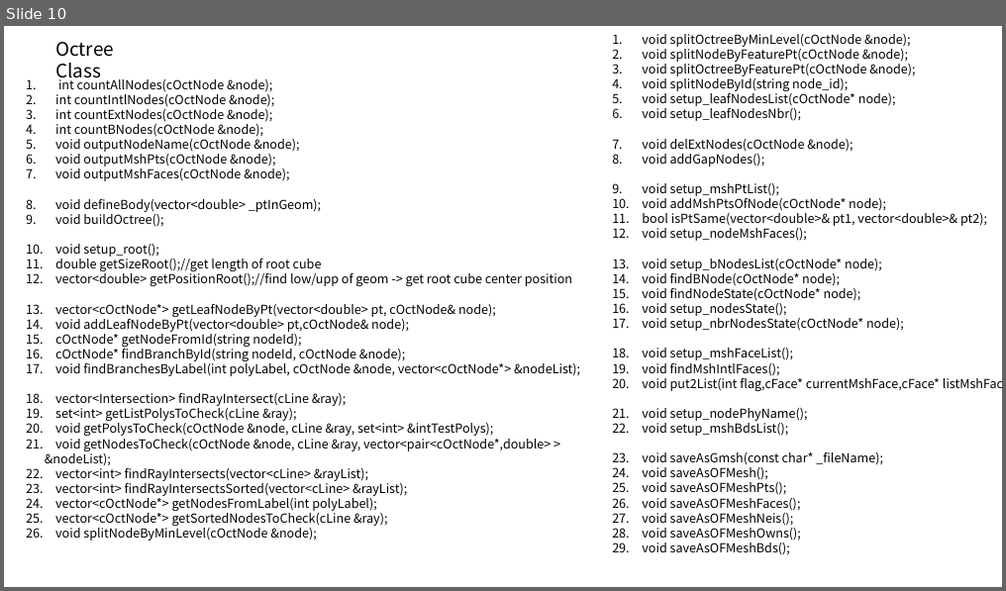
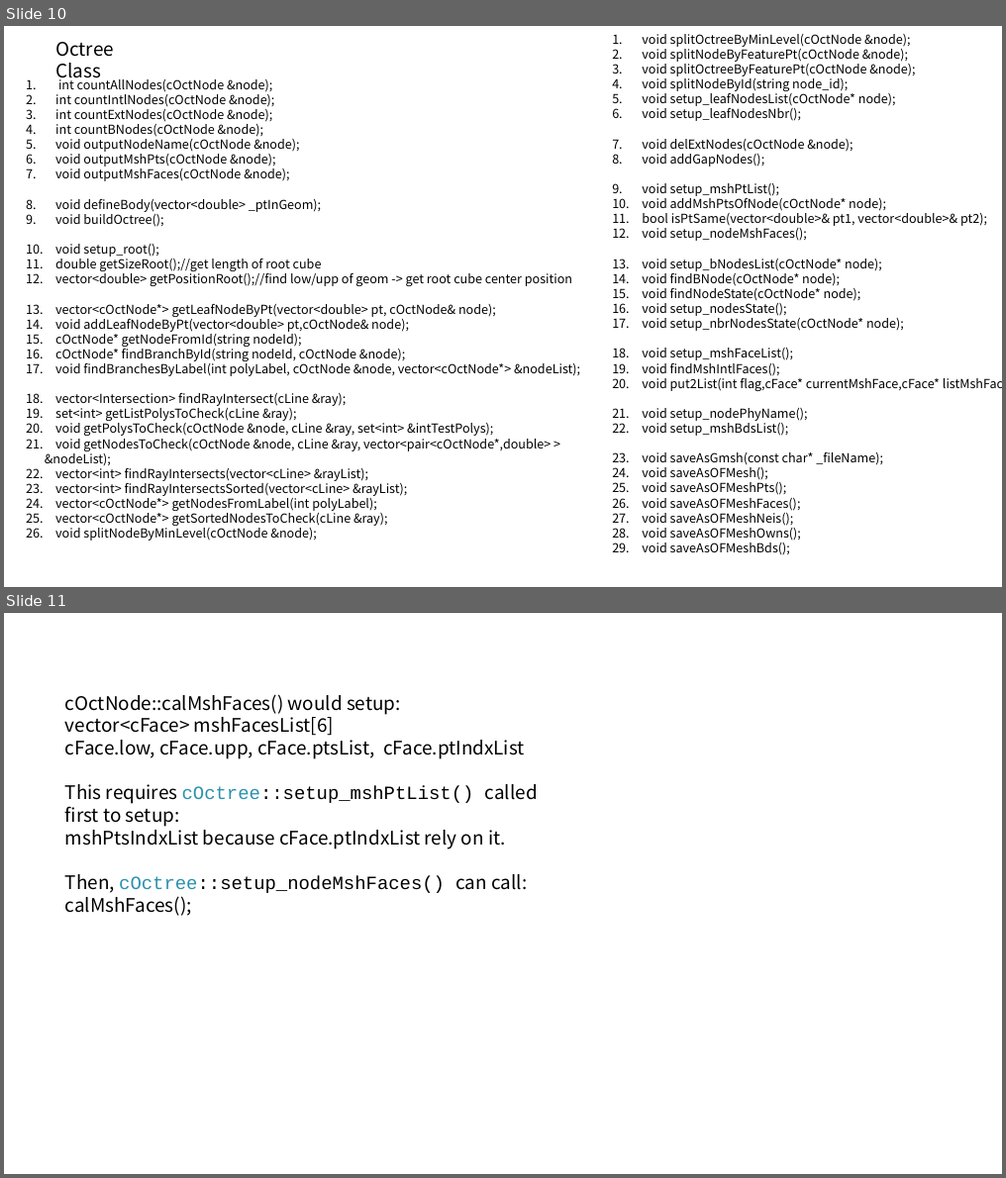
Before and after one commit to John-xin/CPP_Octree, a slide deck: etc/Octree_Machanism.pptx. Shown one above the other, each under a label of ours: slide 10 before the commit, slides 10 and 11 after it. The pictures are 1006x591 and 1006x1178 pixels, drawn with LibreOffice and Linux fonts; fonts in the diff are those of the drawing. Boxes give left, top, right and bottom in pixels: in the first picture for what was removed or moved away, otherwise in the second. Text is boxed around its words. In the diff, an @@ line names an element or a change of style, - is before the commit and + after.

```diff
--- a/etc/Octree_Machanism.pptx
+++ b/etc/Octree_Machanism.pptx
@@ slide 11 added at box(4, 613, 1002, 1174), background #FFFFFF @@
@@ text added at box(65, 694, 538, 916), 18 pt, text #000000 @@
+cOctNode::calMshFaces() would setup:
+vector<cFace> mshFacesList[6]
+cFace.low, cFace.upp, cFace.ptsList, cFace.ptIndxList
+This requires cOctree::setup_mshPtList() called first to setup:
+mshPtsIndxList because cFace.ptIndxList rely on it.
+Then, cOctree::setup_nodeMshFaces() can call:
+calMshFaces();
```
Also in this commit, not shown: 34 other files.
